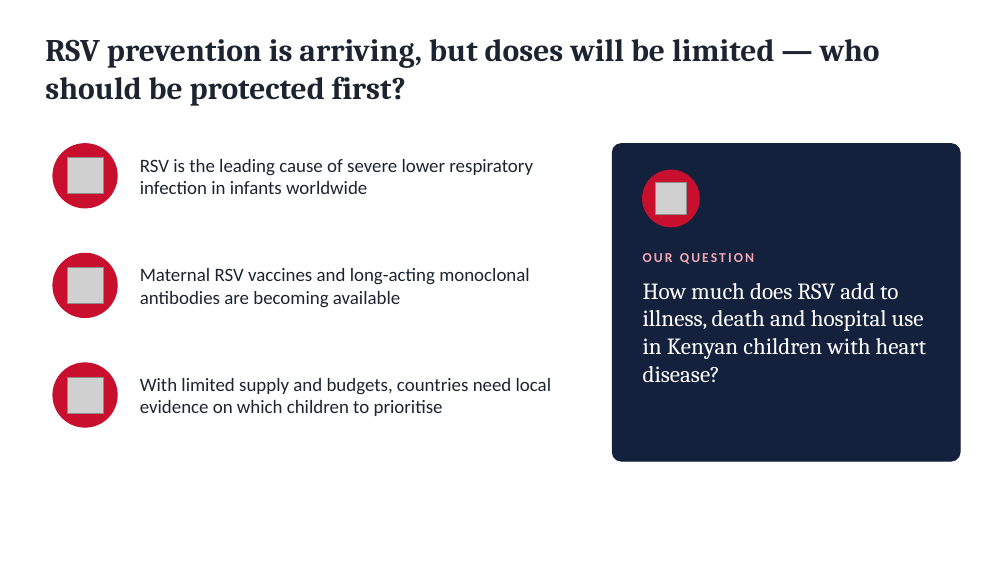
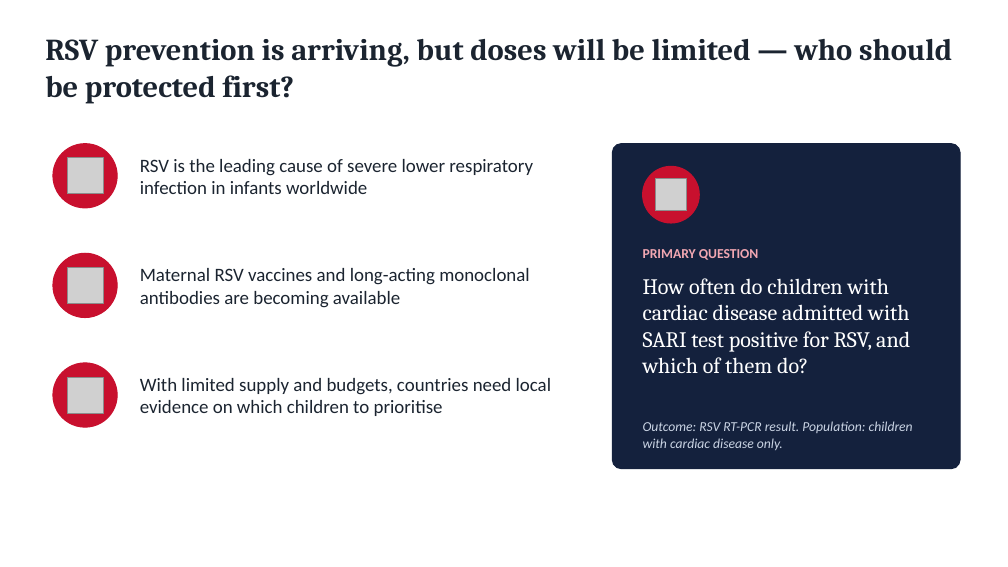
Before and after one commit to Fludevs-hub/RSV-Cardiac-Analysis, a slide deck: slide 3 of Abstract write up/RSV_Hearts_at_Risk.pptx. Drawn at 1008x567 pixels with LibreOffice and Linux fonts; fonts in the diff are those of the drawing; grey boxes stand for pictures. Boxes give left, top, right and bottom in pixels: in the first picture for what was removed or moved away, otherwise in the second. Text is boxed around its words. In the diff, an @@ line names an element or a change of style, - is before the commit and + after.

```diff
--- a/Abstract write up/RSV_Hearts_at_Risk.pptx
+++ b/Abstract write up/RSV_Hearts_at_Risk.pptx
@@ text "RSV prevention is arriving, but ..." at bbox=[45, 39, 952, 104]: size 30 to 29 pt @@
@@ rounded rectangle: place and size @@
-rounded rectangle at bbox=[613, 144, 960, 461]
+rounded rectangle at bbox=[613, 144, 960, 469]
@@ rounded rectangle at bbox=[613, 144, 960, 469]: proportions changed @@
@@ ellipse: place and size @@
-ellipse at bbox=[643, 170, 699, 227]
+ellipse at bbox=[643, 166, 699, 223]
@@ picture: place and size @@
-picture at bbox=[655, 183, 687, 215]
+picture at bbox=[655, 179, 687, 211]
@@ text at bbox=[643, 249, 759, 260]: text changed @@
-OUR QUESTION
+PRIMARY QUESTION
@@ text removed at bbox=[643, 283, 926, 382] @@
-How much does RSV add to illness, death and hospital use in Kenyan children with heart disease?
@@ text added at bbox=[643, 278, 910, 374], 21 pt, text #FFFFFF @@
+How often do children with cardiac disease admitted with SARI test positive for RSV, and which of them do?
@@ text added at bbox=[643, 421, 913, 450], 13 pt, text #C9D3E3, italic @@
+Outcome: RSV RT-PCR result. Population: children with cardiac disease only.
```
Also in this commit, not shown: 5 other slides changed, 6 slides added, 5 slides removed, 4 other files.
